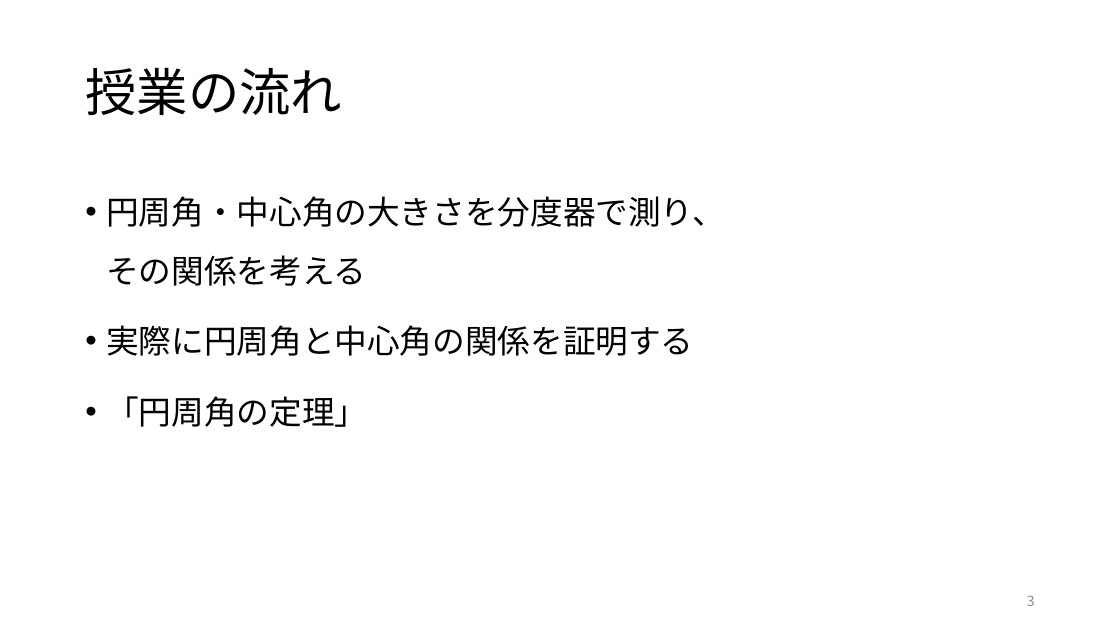
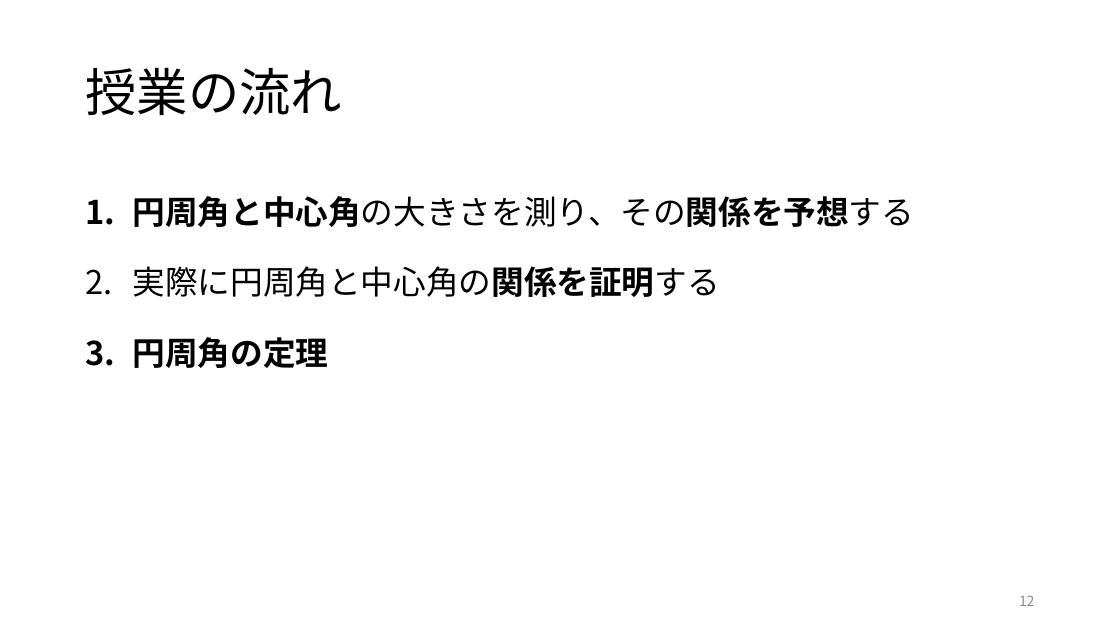
Before and after one commit to ogata222/ogata222.github.io, a slide deck: slide 12 of 円周角の定理_発表会用授業イメージ説明.pptx (slide 3 before the commit). Drawn at 1120x630 pixels with LibreOffice and Linux fonts; fonts in the diff are those of the drawing. Boxes give left, top, right and bottom in pixels: in the first picture for what was removed or moved away, otherwise in the second. Text is boxed around its words. In the diff, an @@ line names an element or a change of style, - is before the commit and + after.

```diff
--- a/円周角の定理_発表会用授業イメージ説明.pptx
+++ b/円周角の定理_発表会用授業イメージ説明.pptx
@@ text at [133,196,915,227]: text changed; bold on @@
-• 円周角・中心角の大きさを分度器で測り、
-  その関係を考える
+1. 円周角と中心角の大きさを測り、その関係を予想する
@@ text at [133,266,720,297]: bold on in "実際に円周角と中心角の関係を証明する"; bullet • to 1. @@
@@ text at [133,337,329,368]: text changed; bold on @@
-• 「円周角の定理」
+3. 円周角の定理
@@ page number at [1019,595,1035,606]: text changed @@
-3
+12
```
Also in this commit, not shown: 2 other slides changed, 16 slides added, 4 slides removed.
